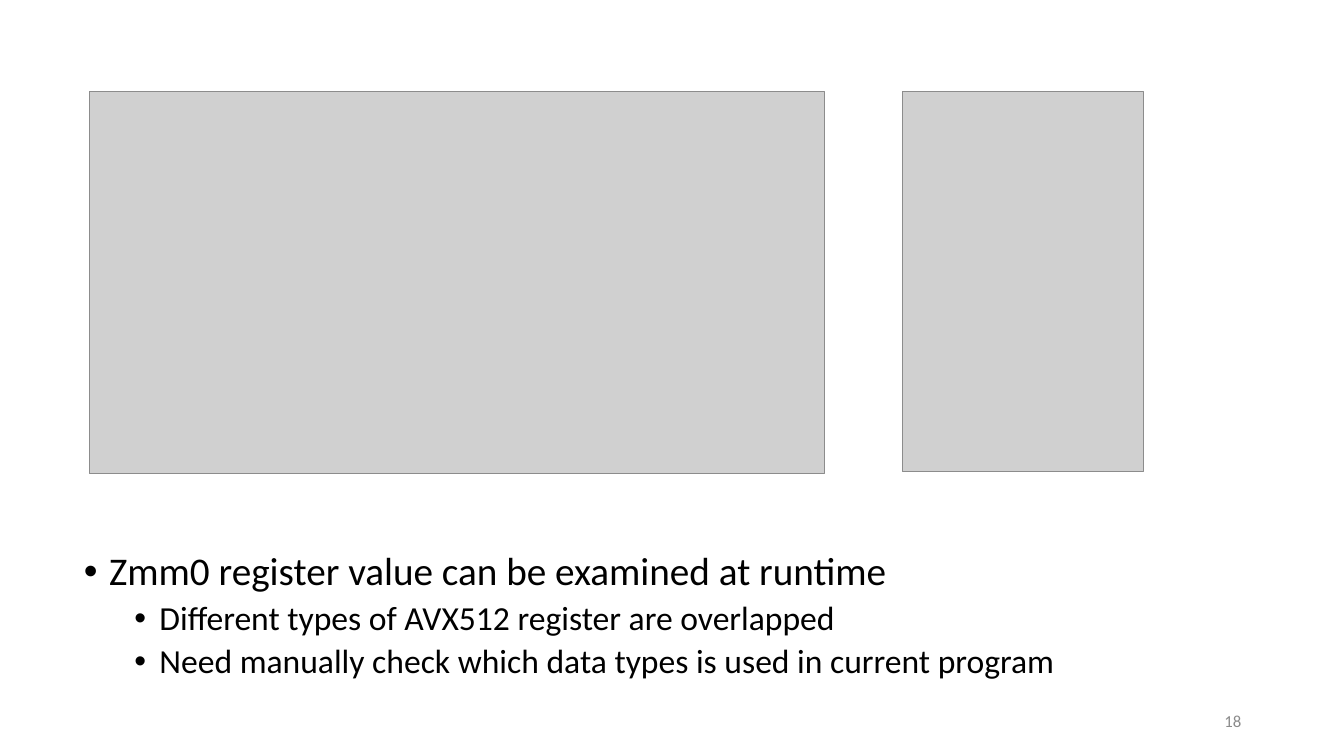
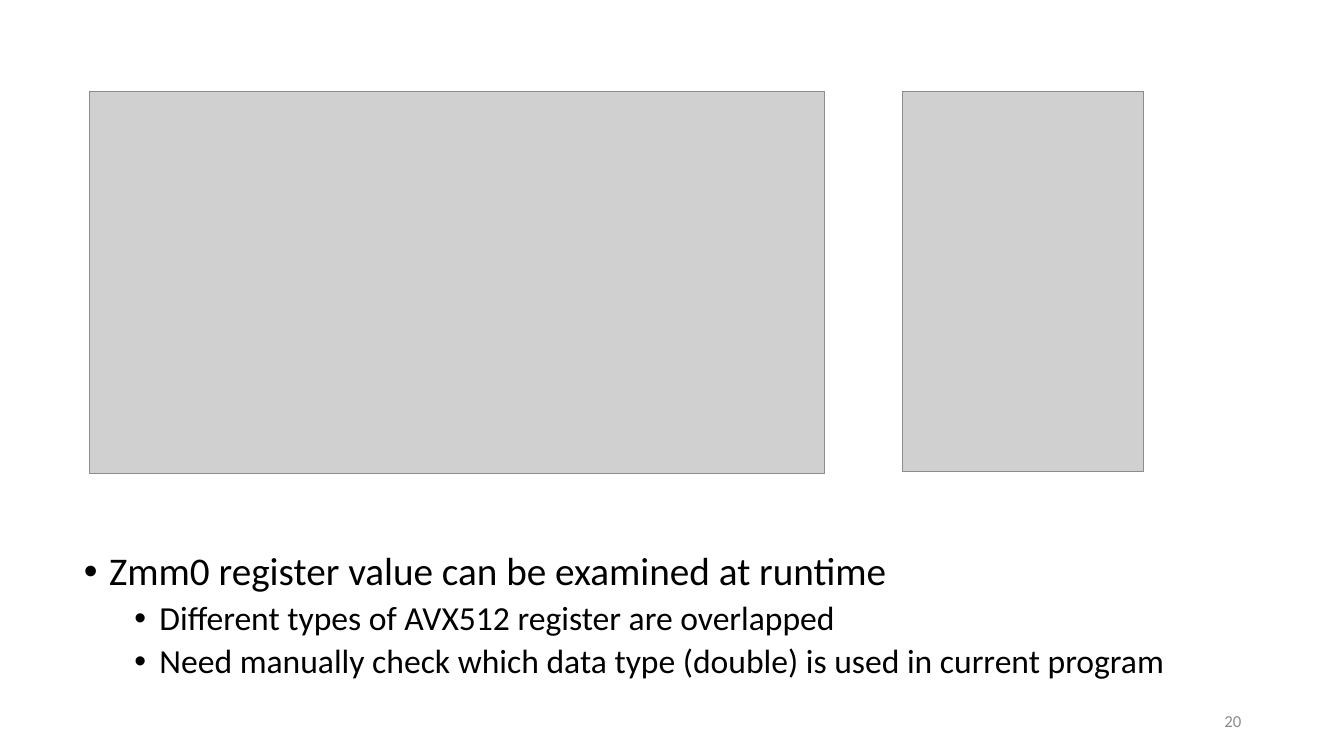
Before and after one commit to lucshi/Lecture_SIMD, a slide deck: slide 20 of lecture.pptx (slide 18 before the commit). Drawn at 1344x756 pixels with LibreOffice and Linux fonts; fonts in the diff are those of the drawing; grey boxes stand for pictures. Boxes give left, top, right and bottom in pixels: in the first picture for what was removed or moved away, otherwise in the second. Text is boxed around its words. In the diff, an @@ line names an element or a change of style, - is before the commit and + after.

```diff
--- a/lecture.pptx
+++ b/lecture.pptx
@@ text at <box>159,648,1164,679</box>: text changed @@
-  • Need manually check which data types is used in current program
+  • Need manually check which data type (double) is used in current program
@@ page number at <box>1224,716,1241,727</box>: text changed @@
-18
+20
```
Also in this commit, not shown: 20 other slides changed, 18 slides added, 9 slides removed.
